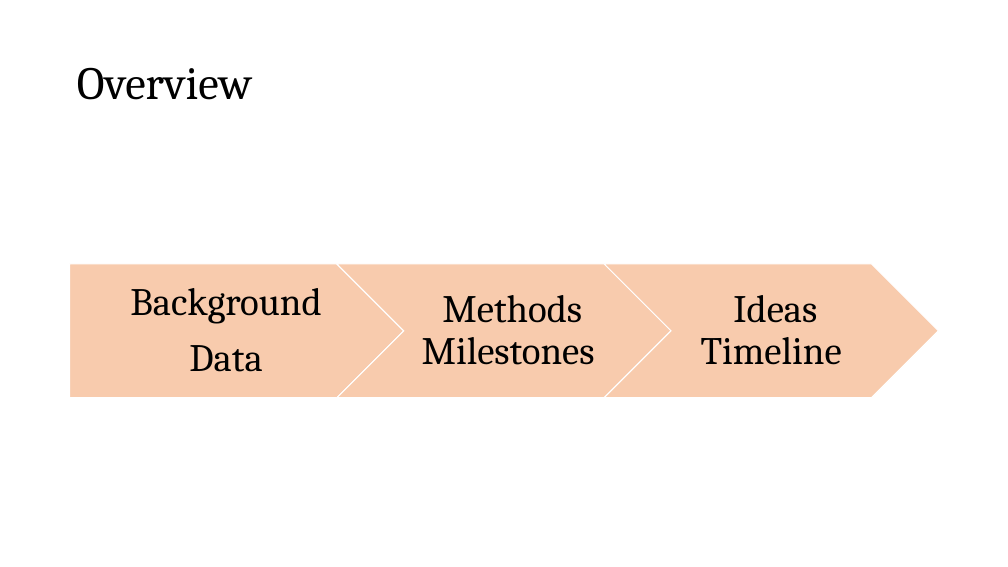
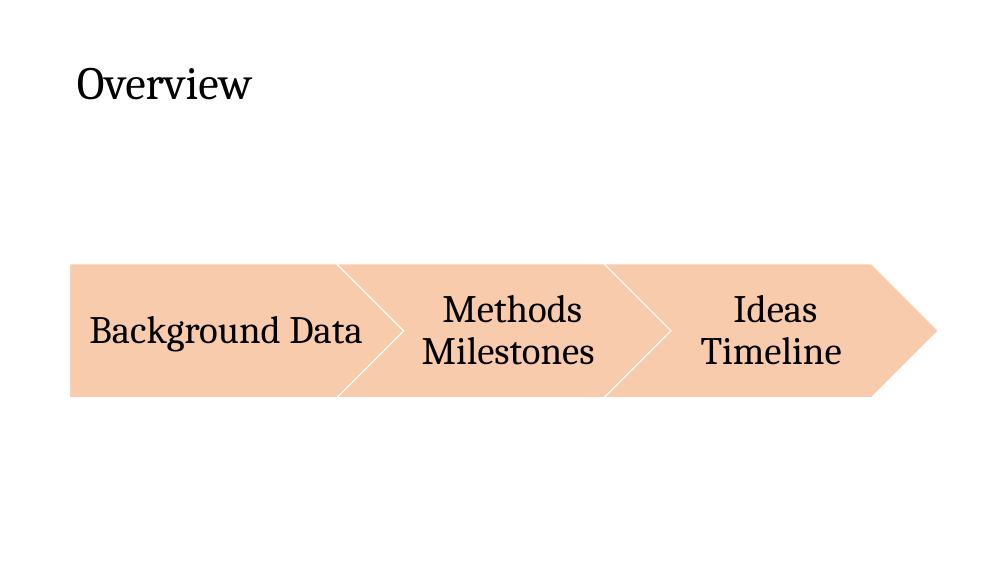
Before and after one commit to datascience-mobi-2023/topic04_team04, a slide deck: slide 2 of Project Proposal Präsi Draft .pptx. Drawn at 1008x567 pixels with LibreOffice and Linux fonts; fonts in the diff are those of the drawing. Boxes give left, top, right and bottom in pixels: in the first picture for what was removed or moved away, otherwise in the second. Text is boxed around its words. In the diff, an @@ line names an element or a change of style, - is before the commit and + after.

```diff
--- a/Project Proposal Präsi Draft .pptx
+++ b/Project Proposal Präsi Draft .pptx
@@ text at (89, 316, 362, 352): text changed @@
-Background
-Data
+Background Data
```
Also in this commit, not shown: 3 other slides changed.
